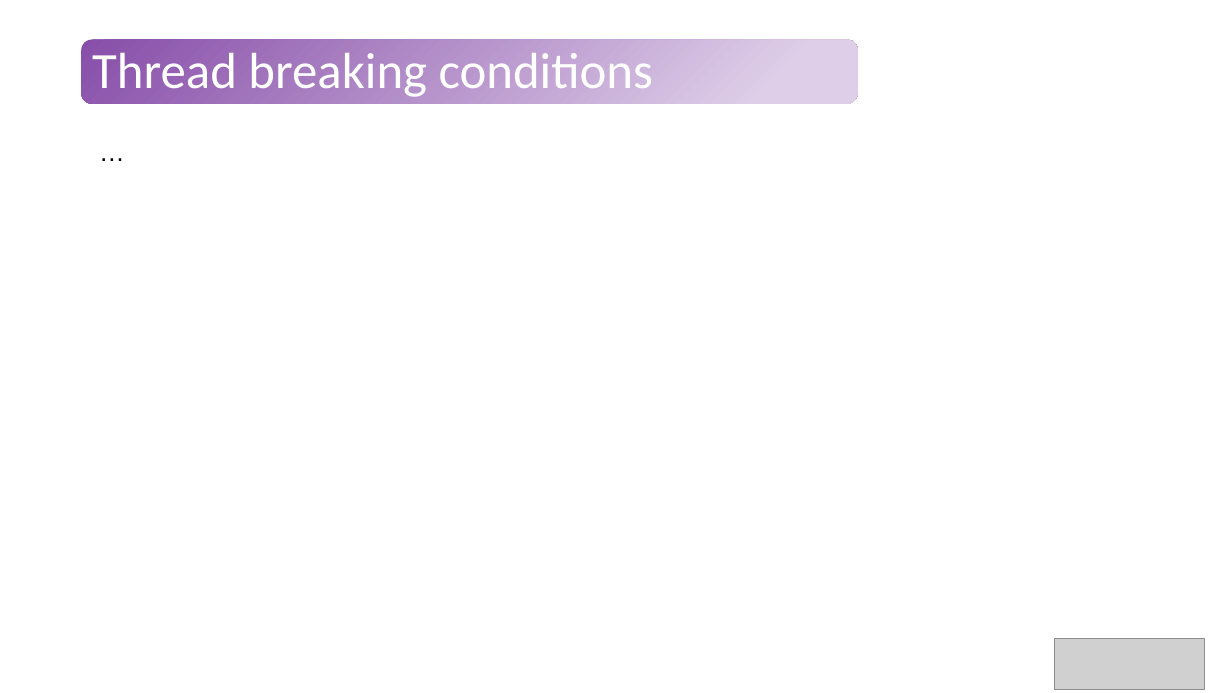
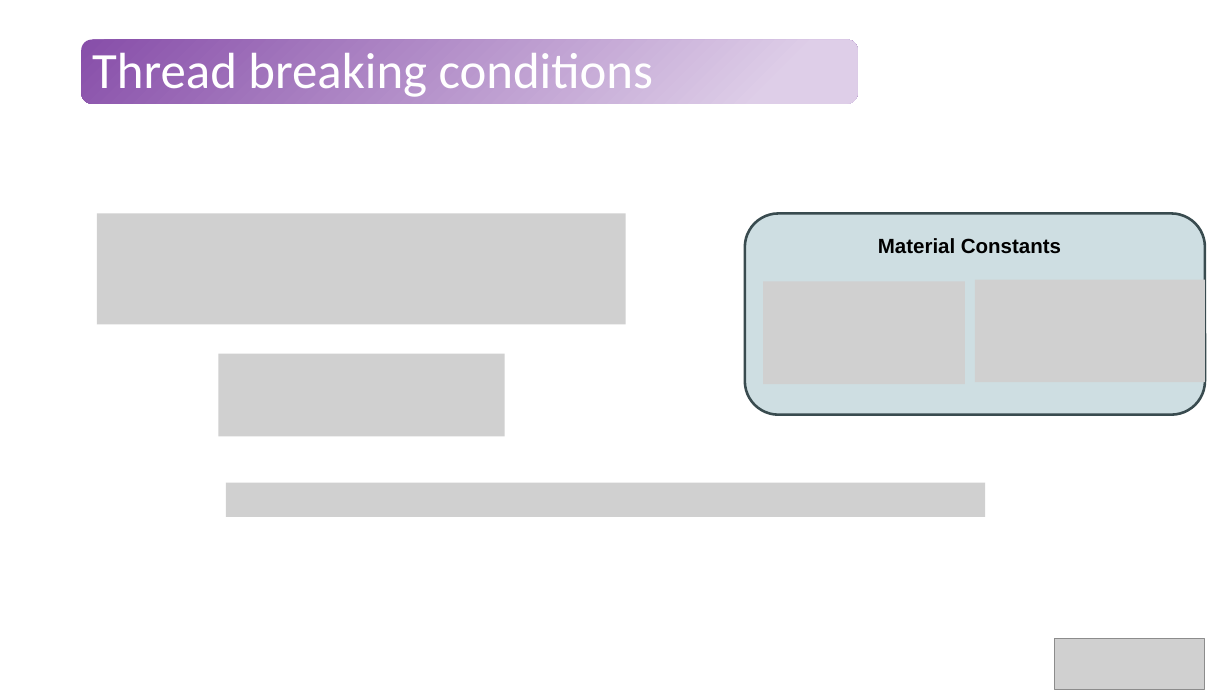
Before and after one commit to Tavi681/PoliPhysics, a slide deck: slide 8 of Tema 2/paper/Tema2.pptx. Drawn at 1232x693 pixels with LibreOffice and Linux fonts; fonts in the diff are those of the drawing; grey boxes stand for pictures. Boxes give left, top, right and bottom in pixels: in the first picture for what was removed or moved away, otherwise in the second. Text is boxed around its words. In the diff, an @@ line names an element or a change of style, - is before the commit and + after.

```diff
--- a/Tema 2/paper/Tema2.pptx
+++ b/Tema 2/paper/Tema2.pptx
@@ text removed at bbox=[90, 131, 1076, 172] @@
-…
@@ picture added at bbox=[97, 213, 626, 324] @@
@@ group added at bbox=[745, 213, 1205, 415]: 2 pictures, 1 rounded rectangle, 1 text @@
+Material Constants
@@ picture added at bbox=[218, 354, 505, 436] @@
@@ picture added at bbox=[226, 482, 986, 517] @@
```
Also in this commit, not shown: 9 other slides changed, 12 slides added, 2 slides removed.
